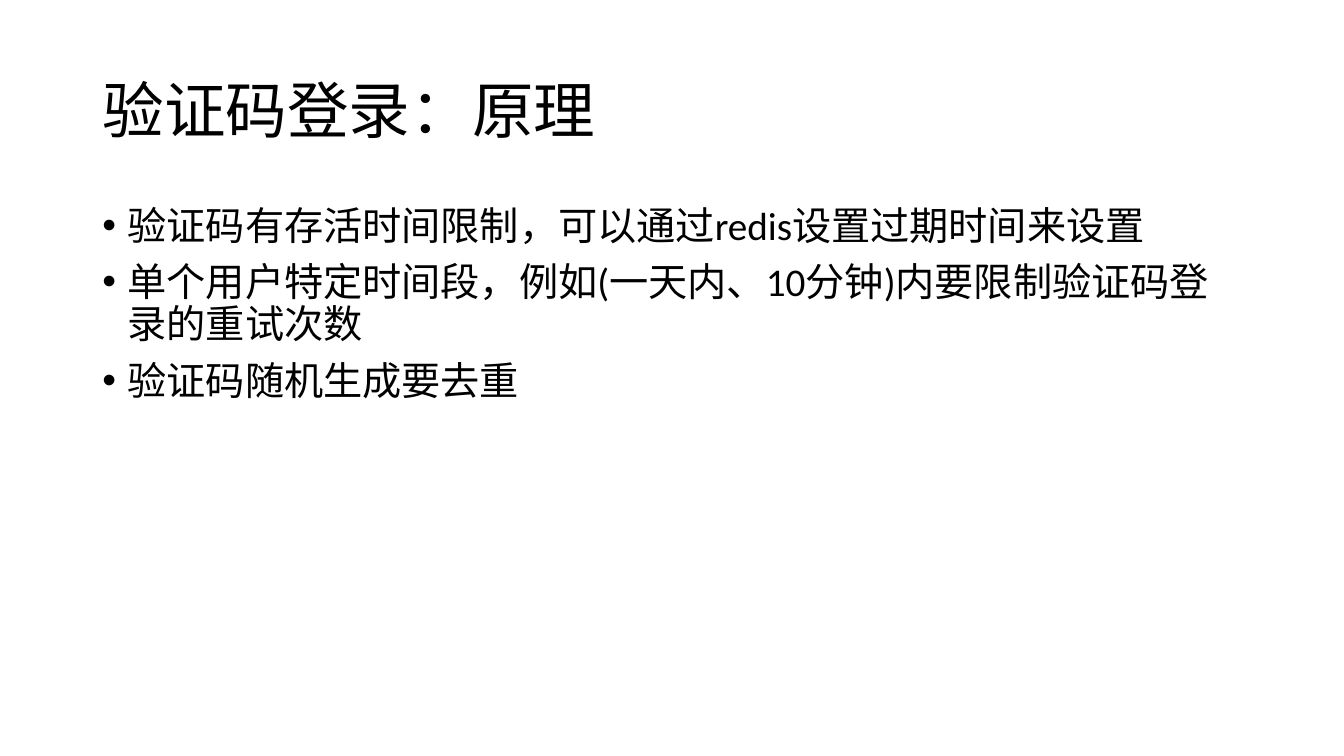
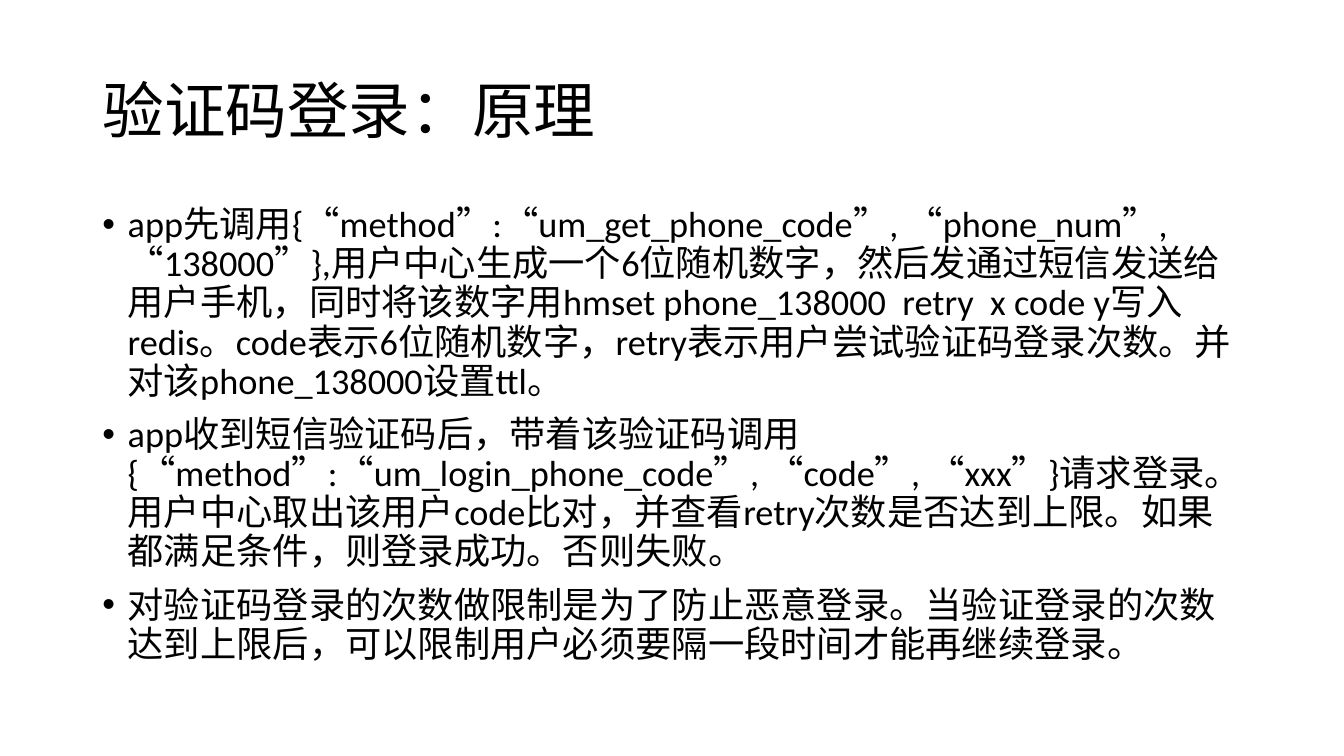
Before and after one commit to djpan0303/tech_paper, a slide deck: slide 6 of 用户登录机制.pptx (slide 5 before the commit). Drawn at 1344x756 pixels with LibreOffice and Linux fonts; fonts in the diff are those of the drawing. Boxes give left, top, right and bottom in pixels: in the first picture for what was removed or moved away, otherwise in the second. Text is boxed around its words. In the diff, an @@ line names an element or a change of style, - is before the commit and + after.

```diff
--- a/用户登录机制.pptx
+++ b/用户登录机制.pptx
@@ text at <box>128,206,1240,661</box>: text changed; size 28 to 25.9 pt @@
-• 验证码有存活时间限制，可以通过redis设置过期时间来设置
-• 单个用户特定时间段，例如(一天内、10分钟)内要限制验证码登录的重试次数
-• 验证码随机生成要去重
+• app先调用{“method”:“um_get_phone_code”, “phone_num”, “138000”},用户中心生成一个6位随机数字，然后发通过短信发送给用户手机，同时将该数字用hmset phone_138000 retry x code y写入redis。code表示6位随机数字，retry表示用户尝试验证码登录次数。并对该phone_138000设置ttl。
+• app收到短信验证码后，带着该验证码调用{“method”:“um_login_phone_code”, “code”, “xxx”}请求登录。用户中心取出该用户code比对，并查看retry次数是否达到上限。如果都满足条件，则登录成功。否则失败。
+• 对验证码登录的次数做限制是为了防止恶意登录。当验证登录的次数达到上限后，可以限制用户必须要隔一段时间才能再继续登录。
```
Also in this commit, not shown: 1 other slide changed, 5 slides added, 14 other files.
